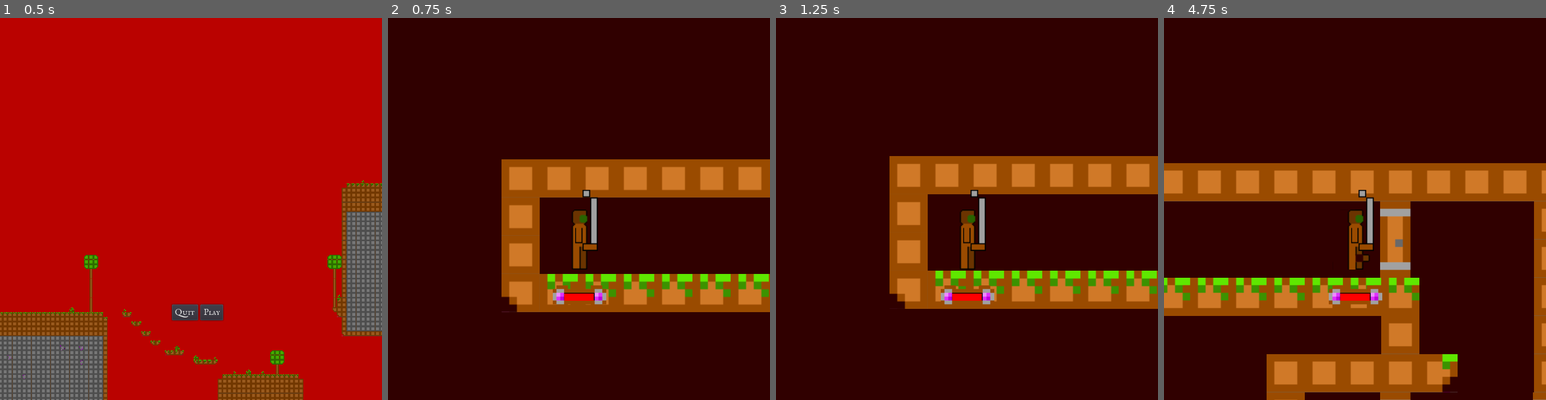
Above: before the commit, frames 1-4 (left to right).
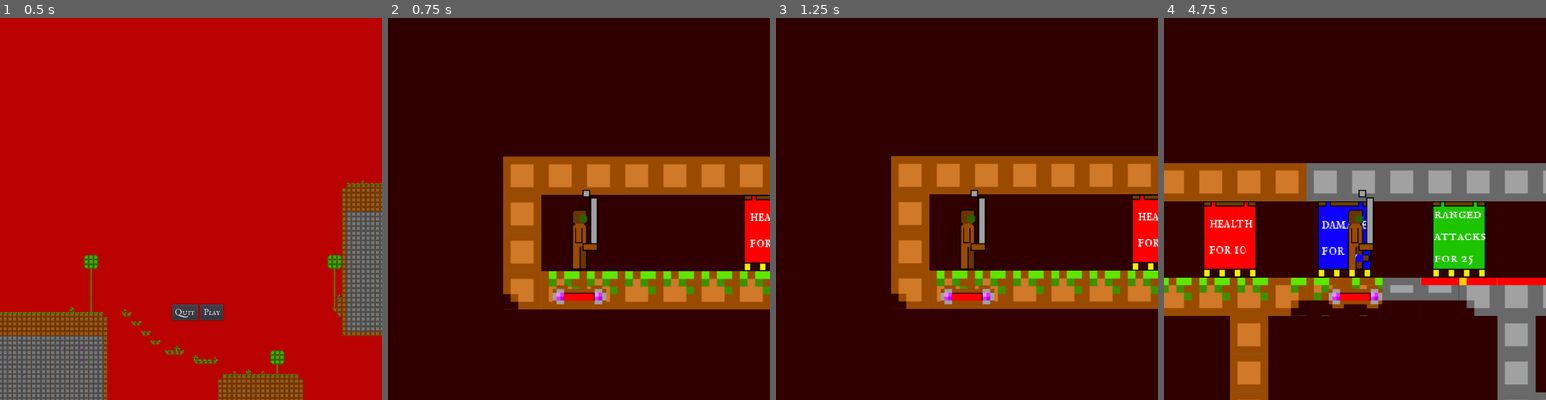
Above: after the commit, the same moments.

Repository: the-alex-g/Archea
Game: Godot game, scene res://Main/Main Menu.tscn
The game is run twice, just before and just after one commit, with the same random seed, the same clock (stepped at 60 frames per second) and the same inputs.
Inputs:
- Up to frame 1 (0.5 s): no input
- Up to frame 2 (0.75 s): click "Play" at 0.5 s
- Up to frame 3 (1.25 s): no input
- Up to frame 4 (4.75 s): tap Enter (select, bound only after the commit) at 1.25, 1.55, 2.1, 3.05, 4.35 s; hold Right (ui_right) 1.28-2.78 s; tap Shift (swing) at 1.35, 2.3, 3.6 s; tap Space (jump) at 1.52, 2.27, 3.77, 4.52 s; hold Left (ui_left) 2.78-3.53 s; tap Ctrl (dodge) at 2.85 s; hold Right (ui_right) from 3.53 s (still down)

Frame 1 is identical in both runs. In frame 2, 6.1% of the frame differs, in the area x 29-100%, y 36-77%; in frame 3, 2.7%; in frame 4, 32%, in the area x 0-100%, y 38-100%.

Commit message:
Add upgrades

Diff:
--- a/Enemies/Guytrap.gd
+++ b/Enemies/Guytrap.gd
@@ -4,8 +4,9 @@
 
 func _ready():
 	state = State.IDLE
-	health = 50
+	health = round((Variables.max_health/10)*5)
 	healthbar.value = health
+	healthbar.max_value = health
 
 func _on_Sighted_body_exited(body):
 	if state != State.DEAD and state != State.DYING:
--- a/Enemies/Ranged_Shroomman.gd
+++ b/Enemies/Ranged_Shroomman.gd
@@ -5,8 +5,9 @@
 var spore : PackedScene = preload("res://Ammo/Ammo.tscn")
 
 func _ready():
-	health = 30
+	health = round((Variables.max_health/10)*3)
 	healthbar.value = health
+	healthbar.max_value = health
 
 func _on_ShootTimer_timeout():
 	if state != State.DEAD and state != State.DYING:
--- a/Enemies/Shroomman.gd
+++ b/Enemies/Shroomman.gd
@@ -8,8 +8,9 @@
 
 func _ready():
 	_armswinger.connect("animation_finished", self, "arm_done")
-	health = 40
+	health = round((Variables.max_health/10)*4)
 	healthbar.value = health
+	healthbar.max_value = health
 
 func _physics_process(delta):
 	if state != State.DEAD and state != State.DYING:
@@ -41,7 +42,7 @@
 			_armswinger.play("Right")
 		_timer.stop()
 
-func arm_done():
+func arm_done(_anim_name):
 	if state != State.DEAD and state != State.DYING:
 		_armcollider.disabled = true
 		_timer.start()
--- /dev/null
+++ b/Levels/In_between.gd
@@ -0,0 +1,40 @@
+extends Node
+
+var _get_health : bool = false
+var _get_damage : bool = false
+var _get_ranged : bool = false
+
+func _ready():
+	pass # Replace with function body.
+
+func _process(delta):
+	if Input.is_action_just_pressed("select"):
+		if _get_health and Variables.score >= 10:
+			Variables.health += 5
+			Variables.max_health += 5
+			Variables.score -= 10
+		elif _get_damage and Variables.score >= 15:
+			Variables.player_damage += 5
+			Variables.score -= 15
+		elif _get_ranged and Variables.score >= 25:
+			Variables.ranged = true
+			Variables.score -= 25
+
+func _on_Health_area_entered(area):
+	_get_health = true
+
+func _on_Damage_body_entered(body):
+	_get_damage = true
+
+func _on_Ranged_body_entered(body):
+	if Variables.ranged == false:
+		_get_ranged = true
+
+func _on_Ranged_body_exited(body):
+	_get_ranged = false
+
+func _on_Health_body_exited(body):
+	_get_health = false
+
+func _on_Damage_body_exited(body):
+	_get_damage = false
--- a/Levels/In_between.tscn
+++ b/Levels/In_between.tscn
@@ -1,24 +1,126 @@
-[gd_scene load_steps=4 format=2]
+[gd_scene load_steps=8 format=2]
 
 [ext_resource path="res://Scenery/Background.tscn" type="PackedScene" id=1]
 [ext_resource path="res://themes/GroundTiles.tres" type="TileSet" id=2]
 [ext_resource path="res://themes/Jumpthrough.tres" type="TileSet" id=3]
+[ext_resource path="res://Levels/In_between.gd" type="Script" id=4]
+[ext_resource path="res://themes/Font.tres" type="DynamicFont" id=5]
+[ext_resource path="res://Art/Banners/Banners.png" type="Texture" id=6]
 
-[node name="Node" type="Node"]
+[sub_resource type="RectangleShape2D" id=1]
+extents = Vector2( 30, 35 )
+
+[node name="Node" type="Node2D"]
+z_index = -1
+script = ExtResource( 4 )
 
 [node name="TileMap" type="TileMap" parent="."]
 tile_set = ExtResource( 2 )
 cell_size = Vector2( 35, 35 )
+collision_layer = 66
+collision_mask = 66
 format = 1
 tile_data = PoolIntArray( 458745, 0, 5, 458746, 0, 5, 458747, 0, 5, 458748, 0, 5, 458749, 0, 5, 458750, 0, 5, 458751, 0 …(867 unchanged characters)…
 
 [node name="JumpThrough" type="TileMap" parent="."]
 tile_set = ExtResource( 3 )
 cell_size = Vector2( 35, 35 )
+collision_layer = 68
+collision_mask = 68
 format = 1
 tile_data = PoolIntArray( 589826, 0, 3, 589827, 0, 4, 589828, 0, 0, 589829, 1, 0 )
 
-[node name="Position2D" type="Position2D" parent="."]
+[node name="Start" type="Position2D" parent="."]
 position = Vector2( -175.37, 280.319 )
 
 [node name="ParallaxBackground" parent="." instance=ExtResource( 1 )]
+
+[node name="Health" type="Area2D" parent="."]
+position = Vector2( -35, 0 )
+collision_layer = 32
+collision_mask = 32
+
+[node name="CollisionShape2D" type="CollisionShape2D" parent="Health"]
+position = Vector2( 35, 280 )
+shape = SubResource( 1 )
+
+[node name="Sprite" type="Sprite" parent="Health"]
+position = Vector2( 35, 280 )
+texture = ExtResource( 6 )
+hframes = 3
+
+[node name="Label" type="Label" parent="Health"]
+margin_left = 15.755
+margin_top = 253.679
+margin_right = 62.755
+margin_bottom = 298.679
+rect_scale = Vector2( 0.84, 1 )
+custom_fonts/font = ExtResource( 5 )
+text = "health
+for 10"
+__meta__ = {
+"_edit_use_anchors_": false
+}
+
+[node name="Damage" type="Area2D" parent="."]
+position = Vector2( 70, 0 )
+collision_layer = 32
+collision_mask = 32
+
+[node name="CollisionShape2D" type="CollisionShape2D" parent="Damage"]
+position = Vector2( 35, 280 )
+shape = SubResource( 1 )
+
+[node name="Sprite3" type="Sprite" parent="Damage"]
+position = Vector2( 35, 280 )
+texture = ExtResource( 6 )
+hframes = 3
+frame = 1
+
+[node name="Label" type="Label" parent="Damage"]
+margin_left = 13.9276
+margin_top = 254.589
+margin_right = 63.9276
+margin_bottom = 299.589
+rect_scale = Vector2( 0.88, 1 )
+custom_fonts/font = ExtResource( 5 )
+text = "damage
+for 15"
+__meta__ = {
+"_edit_use_anchors_": false
+}
+
+[node name="Ranged" type="Area2D" parent="."]
+position = Vector2( 175, 0 )
+collision_layer = 32
+collision_mask = 32
+
+[node name="CollisionShape2D" type="CollisionShape2D" parent="Ranged"]
+position = Vector2( 35, 280 )
+shape = SubResource( 1 )
+
+[node name="Sprite2" type="Sprite" parent="Ranged"]
+position = Vector2( 35, 280 )
+texture = ExtResource( 6 )
+hframes = 3
+frame = 2
+
+[node name="Label" type="Label" parent="Ranged"]
+margin_left = 12.0972
+margin_top = 247.645
+margin_right = 64.0972
+margin_bottom = 316.645
+rect_scale = Vector2( 0.920002, 0.84 )
+custom_fonts/font = ExtResource( 5 )
+text = "ranged
+attacks
+for 25"
+__meta__ = {
+"_edit_use_anchors_": false
+}
+[connection signal="body_entered" from="Health" to="." method="_on_Health_area_entered"]
+[connection signal="body_exited" from="Health" to="." method="_on_Health_body_exited"]
+[connection signal="body_entered" from="Damage" to="." method="_on_Damage_body_entered"]
+[connection signal="body_exited" from="Damage" to="." method="_on_Damage_body_exited"]
+[connection signal="body_entered" from="Ranged" to="." method="_on_Ranged_body_entered"]
+[connection signal="body_exited" from="Ranged" to="." method="_on_Ranged_body_exited"]
--- a/Main/Main.gd
+++ b/Main/Main.gd
@@ -10,7 +10,7 @@
 	var _error = get_tree().change_scene("res://Main/Main Menu.tscn")
 
 func _load_level():
-	var _level : PackedScene = load("res://Levels/Level" + str(Variables.level) + ".tscn")
+	var _level : PackedScene = load("res://Levels/In_between.tscn")#("res://Levels/Level" + str(Variables.level) + ".tscn")
 	var _Level = _level.instance()
 	var _start = _Level.get_node("Start")
 	add_child(_Level)
--- a/Singletons/Variables.gd
+++ b/Singletons/Variables.gd
@@ -1,6 +1,6 @@
 extends Node
 
-
+var ranged : bool = false
 var health : int = 100
 var score : int = 0
 var player_damage : int = 10
--- a/project.godot
+++ b/project.godot
@@ -98,6 +98,18 @@
 , Object(InputEventJoypadButton,"resource_local_to_scene":false,"resource_name":"","device":0,"button_index":1,"pressure":0.0,"pressed":false,"script":null)
  ]
 }
+select={
+"deadzone": 0.5,
+"events": [ Object(InputEventKey,"resource_local_to_scene":false,"resource_name":"","device":0,"alt":false,"shift":false,"control":false,"meta":false,"command":false,"pressed":false,"scancode":16777221,"unicode":0,"echo":false,"script":null)
+, Object(InputEventJoypadButton,"resource_local_to_scene":false,"resource_name":"","device":0,"button_index":0,"pressure":0.0,"pressed":false,"script":null)
+ ]
+}
+ranged_attack={
+"deadzone": 0.5,
+"events": [ Object(InputEventKey,"resource_local_to_scene":false,"resource_name":"","device":0,"alt":false,"shift":false,"control":false,"meta":false,"command":false,"pressed":false,"scancode":16777218,"unicode":0,"echo":false,"script":null)
+, Object(InputEventJoypadButton,"resource_local_to_scene":false,"resource_name":"","device":0,"button_index":3,"pressure":0.0,"pressed":false,"script":null)
+ ]
+}
 
 [layer_names]
 
Binary file added: Art/Banners/Banners.png
Not shown, added: Art/Banners/Banners.png.import
Binary file added: Art/Buttons/A.png
Not shown, added: Art/Buttons/A.png.import
Binary file added: Art/Buttons/Y.png
Not shown, added: Art/Buttons/Y.png.import
